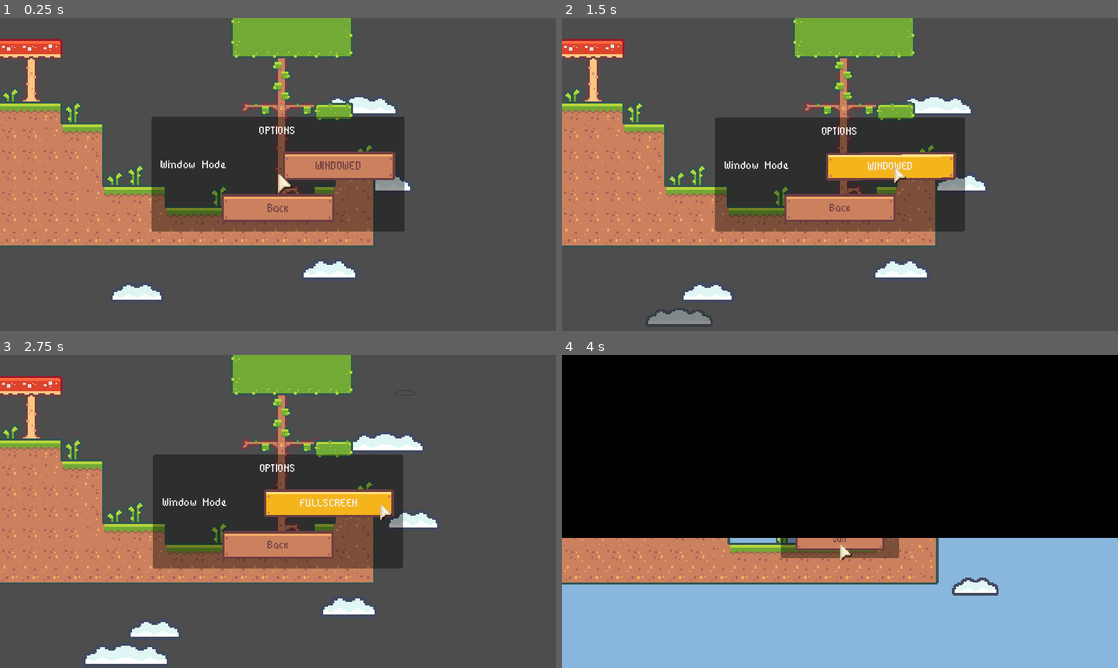
Above: before the commit, frames 1-4 (two rows, left to right).
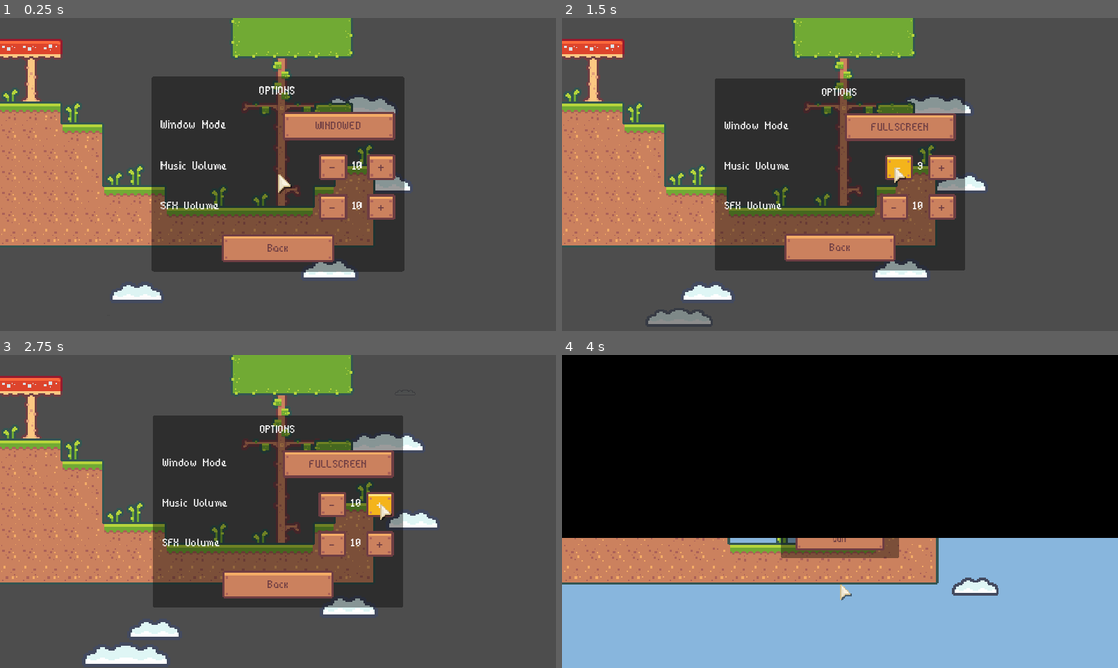
Above: after the commit, the same moments.

Repository: rprav-n/2D-Platformer
Game: Godot game, scene res://scenes/ui/option_menu_standalone/option_menu_standalone.tscn
The game is run twice, just before and just after one commit, with the same random seed, the same clock (stepped at 60 frames per second) and the same inputs. This scene is started directly instead of the project's main scene.
Inputs (mouse positions are in pixels of both pictures, inside the frame that each line leads up to):
- Up to frame 1 (0.25 s): no input
- Up to frame 2 (1.5 s): click "WINDOWED" at 0.5 s; click (895, 168) at 1.25 s, where only the run after the commit has a clickable "-"
- Up to frame 3 (2.75 s): click (378, 505) at 2 s, where only the run after the commit has a clickable "+"
- Up to frame 4 (4 s): move the mouse to (962, 495) at 2.77 s; hold Right (move_right) 2.78-3.5 s; click (962, 495) at 2.85 s; click "Back" at 3.5 s

The runs differ from the first frame. In frame 1, 17% of the frame differs, in the area x 27-73%, y 18-82%; in frame 2, 17%; in frame 3, 16%; in frame 4, 0.1%.

Commit message:
Added volume control to the options

Diff:
--- a/scenes/music_player/music_player.tscn
+++ b/scenes/music_player/music_player.tscn
@@ -6,5 +6,6 @@
 
 [node name="AudioStreamPlayer" type="AudioStreamPlayer" parent="."]
 stream = ExtResource("1_5gs47")
+volume_db = -20.0
 autoplay = true
 bus = &"Music"
--- a/scenes/ui/buttons/animated_button.gd
+++ b/scenes/ui/buttons/animated_button.gd
@@ -1,6 +1,8 @@
 class_name AnimatedButton
 
 extends Button
+
+@export var disable_hover_animation: bool = false
 
 @onready var hover_animation_player: AnimationPlayer = $HoverAnimationPlayer
 @onready var click_animation_player: AnimationPlayer = $ClickAnimationPlayer
@@ -8,8 +10,10 @@
 
 
 func _ready():
-	mouse_entered.connect(_on_mouse_entered)
-	mouse_exited.connect(_on_mouse_exited)
+	if !disable_hover_animation:
+		mouse_entered.connect(_on_mouse_entered)
+		mouse_exited.connect(_on_mouse_exited)
+
 	pressed.connect(_on_pressed)
 
 
--- a/scenes/ui/option_menu/option_menu.gd
+++ b/scenes/ui/option_menu/option_menu.gd
@@ -5,17 +5,42 @@
 signal back_pressed
 
 @onready var window_mode_button: Button = %WindowModeButton
+@onready var music_range_control: RangeControl = %MusicRangeControl
+@onready var sfx_range_control: RangeControl = %SFXRangeControl
 
 var full_screen: bool = false
 
 
 func _ready():
 	full_screen = false if DisplayServer.window_get_mode() == DisplayServer.WINDOW_MODE_WINDOWED else true
+	music_range_control.percent_changed.connect(_on_music_volume_changed)
+	sfx_range_control.percent_changed.connect(_on_sfx_volume_changed)
 	update_diplay()
 
 
 func update_diplay():
 	window_mode_button.text = "WINDOWED" if !full_screen else "FULLSCREEN"
+	update_initial_volume_settings()
+
+
+func update_bus_volume(bus_name: String, vol_percent: float):
+		var bus_idx: int = AudioServer.get_bus_index(bus_name)
+		var volume_db: float = linear_to_db(vol_percent)
+		AudioServer.set_bus_volume_db(bus_idx, volume_db)
+
+
+func get_bus_volume_percent(bus_name: String) -> float:
+	var bus_idx: int = AudioServer.get_bus_index(bus_name)
+	var volume_percent: float = db_to_linear(AudioServer.get_bus_volume_db(bus_idx))
+	return volume_percent
+
+
+func update_initial_volume_settings():
+	var music_percent: float = get_bus_volume_percent("Music")
+	music_range_control.set_current_percentage(music_percent)
+
+	var sfx_percent: float = get_bus_volume_percent("SFX")
+	sfx_range_control.set_current_percentage(sfx_percent)
 
 
 func _on_window_mode_button_pressed():
@@ -30,3 +55,11 @@
 func _on_back_button_pressed():
 	queue_free()
 	back_pressed.emit()
+
+
+func _on_music_volume_changed(percent: float):
+	update_bus_volume("Music", percent)
+
+
+func _on_sfx_volume_changed(percent: float):
+	update_bus_volume("SFX", percent)
--- a/scenes/ui/option_menu/option_menu.tscn
+++ b/scenes/ui/option_menu/option_menu.tscn
@@ -1,8 +1,9 @@
-[gd_scene load_steps=7 format=3 uid="uid://cqv0ssm2tft3t"]
+[gd_scene load_steps=8 format=3 uid="uid://cqv0ssm2tft3t"]
 
 [ext_resource type="Theme" uid="uid://c2d2vxclxkr4l" path="res://resources/theme.tres" id="1_rdoie"]
 [ext_resource type="Script" path="res://scenes/ui/option_menu/option_menu.gd" id="1_vlgnr"]
 [ext_resource type="PackedScene" uid="uid://csnql7nxh0ab5" path="res://scenes/ui/buttons/animated_button.tscn" id="2_nvcer"]
+[ext_resource type="PackedScene" uid="uid://bq75s87fyckie" path="res://scenes/util/range_control/range_control.tscn" id="4_kjled"]
 
 [sub_resource type="Animation" id="Animation_yaxbx"]
 length = 0.001
@@ -96,6 +97,32 @@
 size_flags_horizontal = 10
 text = "WINDOWED"
 
+[node name="MusicVolumeContainer" type="HBoxContainer" parent="MarginContainer/PanelContainer/MarginContainer/VBoxContainer"]
+layout_mode = 2
+
+[node name="Label" type="Label" parent="MarginContainer/PanelContainer/MarginContainer/VBoxContainer/MusicVolumeContainer"]
+layout_mode = 2
+size_flags_vertical = 1
+text = "Music Volume"
+vertical_alignment = 1
+
+[node name="MusicRangeControl" parent="MarginContainer/PanelContainer/MarginContainer/VBoxContainer/MusicVolumeContainer" instance=ExtResource("4_kjled")]
+unique_name_in_owner = true
+layout_mode = 2
+
+[node name="SFXVolumeContainer" type="HBoxContainer" parent="MarginContainer/PanelContainer/MarginContainer/VBoxContainer"]
+layout_mode = 2
+
+[node name="Label" type="Label" parent="MarginContainer/PanelContainer/MarginContainer/VBoxContainer/SFXVolumeContainer"]
+layout_mode = 2
+size_flags_vertical = 1
+text = "SFX Volume"
+vertical_alignment = 1
+
+[node name="SFXRangeControl" parent="MarginContainer/PanelContainer/MarginContainer/VBoxContainer/SFXVolumeContainer" instance=ExtResource("4_kjled")]
+unique_name_in_owner = true
+layout_mode = 2
+
 [node name="BackButton" parent="MarginContainer/PanelContainer/MarginContainer/VBoxContainer" instance=ExtResource("2_nvcer")]
 layout_mode = 2
 text = "Back"
--- /dev/null
+++ b/scenes/util/range_control/range_control.gd
@@ -0,0 +1,35 @@
+class_name RangeControl
+
+extends HBoxContainer
+
+signal percent_changed
+
+@onready var subtract_button: Button = $SubtractButton
+@onready var plus_button: Button = $PlusButton
+@onready var volume_label: Label = $VolumeLabel
+
+var current_percentage: float = 1.0
+var change_value: float = 0.1
+
+
+func _ready():
+	subtract_button.pivot_offset = Vector2(12, 10)
+	plus_button.pivot_offset = Vector2(12, 10)
+
+
+func set_current_percentage(percent: float):
+	current_percentage = clamp(percent, 0, 1)
+	var label_number: int = round(current_percentage * 10)
+	volume_label.text = str(label_number)
+	percent_changed.emit(current_percentage)
+
+func _on_subtract_button_pressed():
+	update_percentage(-change_value)
+
+
+func _on_plus_button_pressed():
+	update_percentage(change_value)
+
+
+func update_percentage(change: float):
+	set_current_percentage(current_percentage + change)
--- /dev/null
+++ b/scenes/util/range_control/range_control.tscn
@@ -0,0 +1,31 @@
+[gd_scene load_steps=4 format=3 uid="uid://bq75s87fyckie"]
+
+[ext_resource type="Theme" uid="uid://c2d2vxclxkr4l" path="res://resources/theme.tres" id="1_17slm"]
+[ext_resource type="PackedScene" uid="uid://csnql7nxh0ab5" path="res://scenes/ui/buttons/animated_button.tscn" id="1_y8t3d"]
+[ext_resource type="Script" path="res://scenes/util/range_control/range_control.gd" id="2_qqnm3"]
+
+[node name="RangeControl" type="HBoxContainer"]
+custom_minimum_size = Vector2(10, 0)
+size_flags_horizontal = 10
+theme = ExtResource("1_17slm")
+script = ExtResource("2_qqnm3")
+
+[node name="SubtractButton" parent="." instance=ExtResource("1_y8t3d")]
+custom_minimum_size = Vector2(24, 0)
+layout_mode = 2
+text = "-"
+disable_hover_animation = true
+
+[node name="VolumeLabel" type="Label" parent="."]
+layout_mode = 2
+text = "10"
+vertical_alignment = 1
+
+[node name="PlusButton" parent="." instance=ExtResource("1_y8t3d")]
+custom_minimum_size = Vector2(24, 0)
+layout_mode = 2
+text = "+"
+disable_hover_animation = true
+
+[connection signal="pressed" from="SubtractButton" to="." method="_on_subtract_button_pressed"]
+[connection signal="pressed" from="PlusButton" to="." method="_on_plus_button_pressed"]
